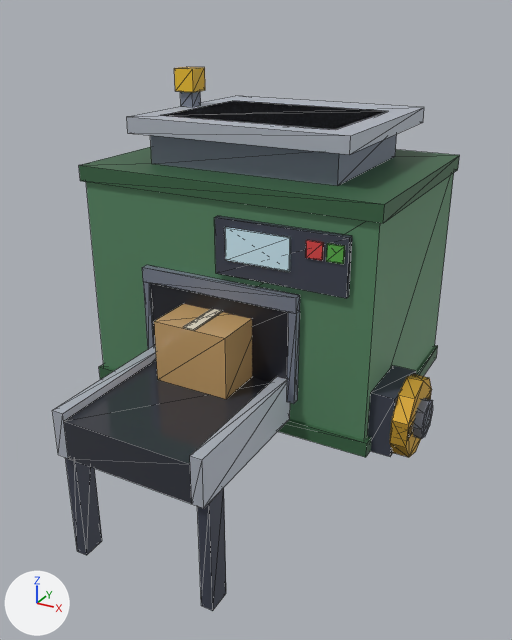
The glTF model assets/managed-models/packhouse-floor/packer/packer.glb: old version first, new version second.
Rendered twice from a 50 mm camera at (0.869, -1.493, 1.248) aimed at (0.067, -0.034, 0.519). Lighting does not change. The marker at lower left points along +X, +Y and +Z. The picture after the commit comes second. Mesh edges are drawn as thin lines. Where no turn or scale is listed for an object, it has been applied to the vertices. Vertices at exactly the same position are counted once.

Script lines for the objects in view, before the commit:
```python
me_packer = bpy.data.meshes.new('packer')
me_packer.from_pydata(...)  # 192 vertices, 308 faces; spans x -0.41..0.52, y -0.5..0.5, z 0.0..1.1
me_packer.materials.append(mat_m_packer)
me_spin_x = bpy.data.meshes.new('spin-x')
me_spin_x.from_pydata(...)  # a 10-sided cylinder along x spanning x 0.0..0.04, y -0.095..0.095, z -0.1..0.1; an 8-sided cylinder along x spanning x -0.02..0.06, y -0.05..0.05, z -0.05..0.05; a box spanning x 0.0..0.04, y -0.09..0.09, z -0.015..0.015
me_spin_x.materials.append(mat_m_spin_x)
ob_packer = bpy.data.objects.new('packer', me_packer)
ob_packer.location = (0.0, 0.0, 0.0)
ob_spin_x = bpy.data.objects.new('spin-x', me_spin_x)
ob_spin_x.location = (0.46, 0.0, 0.34)
```
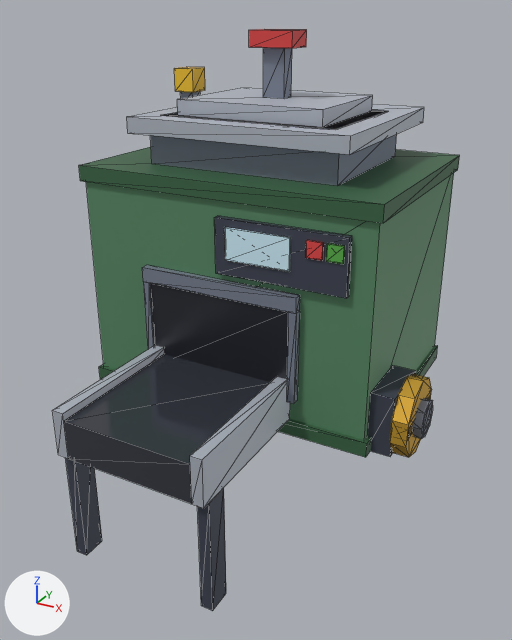
Where the change shows, as pixel boxes (x1, y1, x2, y2) in the pictures (512 x 640 px):
'slide-up', added: after (177, 29, 373, 127)
part 1 of me_packer, deleted: before (183, 309, 222, 331)
part 2 of me_packer, deleted (brown): before (154, 304, 252, 399)

The change, as a list of edits to the scene's bpy script:
```text
Add img_slide_up_maskmap:
    img_slide_up_maskmap = load_image('slide-up_MaskMap', '_unpacked/slide-up_MaskMap', 128, 48, 'Non-Color')
Add img_slide_up_basecolor:
    img_slide_up_basecolor = load_image('slide-up_BaseColor', '_unpacked/slide-up_BaseColor', 128, 48, 'sRGB')
Add mat_m_slide_up:
    mat_m_slide_up = bpy.data.materials.new('M_slide-up')
    # uses the picture img_slide_up_basecolor
    # uses the picture img_slide_up_maskmap
Change me_packer:
    used by ob_packer; location = (0.0, 0.0, 0.0)
    remove me_packer.from_pydata(...)  # 192 vertices, 308 faces; spans x -0.41..0.52, y -0.5..0.5, z 0.0..1.1
    add me_packer.from_pydata(...)  # 176 vertices, 284 faces; spans x -0.41..0.52, y -0.5..0.5, z 0.0..1.1
    me_packer part 1: the loose piece of 8 vertices spanning x -0.015..0.015, y -0.24..-0.06, z 0.56..0.564 is deleted
    me_packer part 2: the loose piece of 8 vertices spanning x -0.1..0.1, y -0.24..-0.06, z 0.4..0.56 is deleted
Add me_slide_up:
    me_slide_up.from_pydata(...)  # a box spanning x -0.2..0.2, y 0.04..0.36, z 1.0..1.04; a box spanning x -0.03..0.03, y 0.18..0.22, z 1.04..1.16; a box spanning x -0.06..0.06, y 0.16..0.24, z 1.16..1.2
    me_slide_up.materials.append(mat_m_slide_up)
Add ob_slide_up:
    ob_slide_up = bpy.data.objects.new('slide-up', me_slide_up)
    ob_slide_up.location = (0.0, 0.0, 0.0)
```
